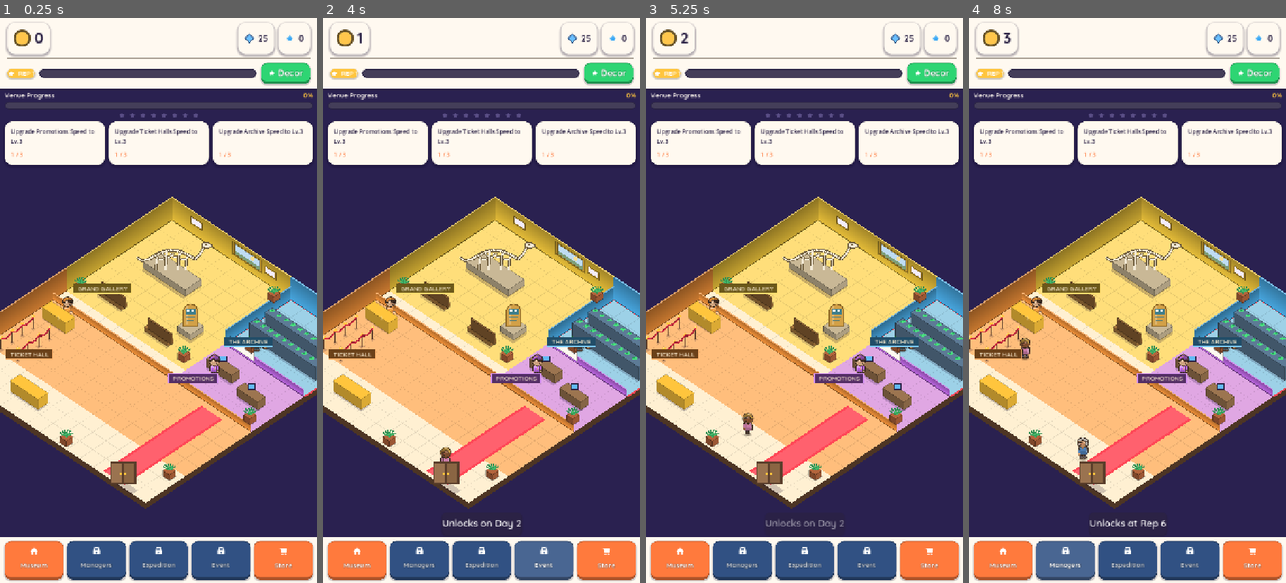
Above: before the commit, frames 1-4 (left to right).
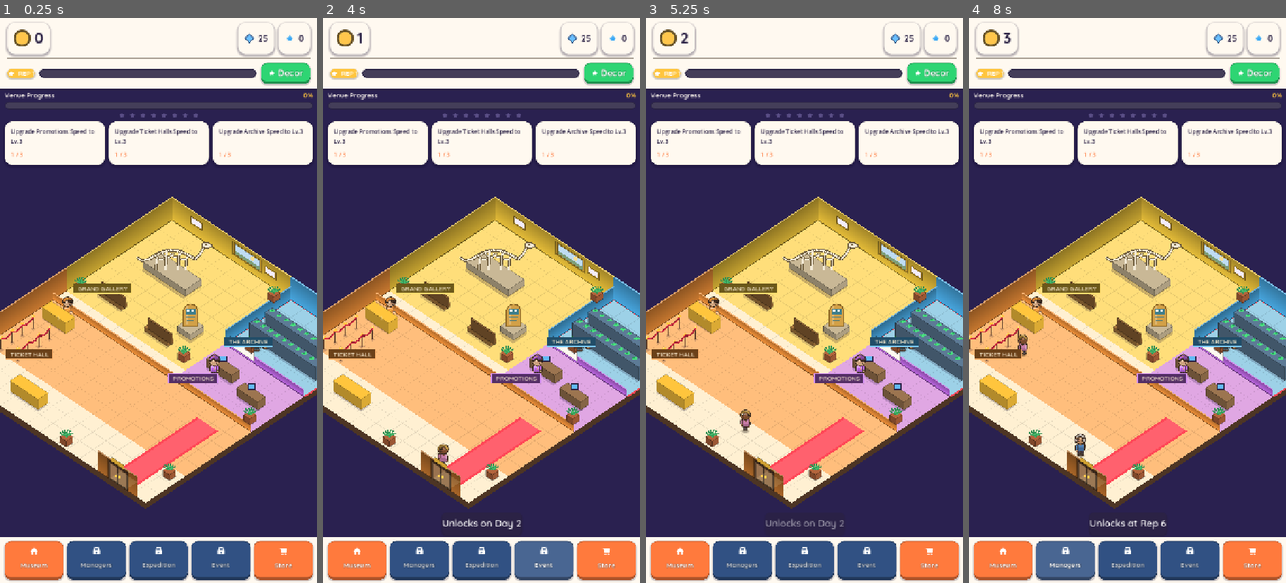
Above: after the commit, the same moments.

Repository: bustillodaniel97-code/grand_exhibit_new
Game: Godot game, scene res://scenes/main.tscn
The game is run twice, just before and just after one commit, with the same random seed, the same clock (stepped at 60 frames per second) and the same inputs.
Inputs (mouse positions are in pixels of both pictures, inside the frame that each line leads up to):
- Up to frame 1 (0.25 s): no input
- Up to frame 2 (4 s): click "Decor" at 0.5 s; click "Museum" at 1.25 s; click "Managers" at 2 s; click "Expedition" at 2.75 s; click "Event" at 3.5 s
- Up to frame 3 (5.25 s): click "Store" at 4.25 s; click (937, 80) at 5 s
- Up to frame 4 (8 s): click "Decor" at 5.75 s; click "Museum" at 6.5 s; click "Managers" at 7.25 s

The runs differ from the first frame. In frame 1, 1.6% of the frame differs, in the area x 30-70%, y 68-85%; in frame 2, 1.7%; in frame 3, 1.7%; in frame 4, 1.9%, in the area x 15-70%, y 56-85%.

Commit message:
Fix the floating entrance; unify the palette across the last four screens
Entrance
The doors were drawn as an axis-aligned screen-space rectangle standing on open
lobby floor with no wall behind them, so they floated at an angle that disagreed
with every other surface. Rebuilt as a doorway cut into a short facade on the
lobby's NEAR edge (gy = 17), projected with Iso.wall/Iso.panel like any other
architecture, with a reveal, two leaves, a fanlight and daylight across the
threshold. The visitor spawn/exit waypoint and the carpet runner now line up
with it.

Worth recording: the intermediate attempt put the doorway in the lobby's WEST
wall, which is correct architecturally but invisible — at high gy that wall
projects past the clipped left edge of the canvas. The near edge is the only
wall plane by the entrance that stays on screen.

Palette
battle_view, inspection_screen, expedition_screen, managers_screen and
lootbox_screen each kept a private copy of the retired muted palette, so they
went on rendering in the old colours after the repaint — the mini-game board and
the manager rarity tiers most visibly. All now read from ui_kit, which gains
RARITY_COLORS and LOCKED. Rarity tiers are separated by hue rather than by
lightness, because rarity is a core collection hook and the old
grey/slate/plum/brass set was indistinguishable at thumb size.

docs/IBT_PARITY.md: gap-by-gap parity checklist against the reference captures,
prioritised. Records the two missing loops (tap-to-collect station chips, a
persistent x2 BOOST rewarded-video button) and logs the procedural-character
decision as deliberate so it is not silently reopened.

Repo moved to /data/dev/godot-saga (root filesystem was at 99%).

21/21 suites green on Godot 4.4.1.

Co-Authored-By: Claude Opus 5 (1M context) <noreply@anthropic.com>
Claude-Session: https://claude.ai/code/session_01UyeeKMmwJrbSZ864PzNBJv

Diff:
--- a/scenes/events/battle_view.gd
+++ b/scenes/events/battle_view.gd
@@ -8,18 +8,22 @@
 const Match3 = preload("res://scripts/events/match3_engine.gd")
 const BattleMath = preload("res://scripts/events/battle_math.gd")
 
+const UI := preload("res://scripts/ui/ui_kit.gd")
+## Tile colours ARE the department colours — a player has to read a board tile as
+## "that's my archive specialist" instantly, so they must not drift from the
+## floor's palette. These were a private copy of the retired muted scheme.
 const TILE_COLORS := [
-	Color("#8E6C8A"),  # promotions (plum)
-	Color("#C4703F"),  # ticket (terracotta)
-	Color("#5B7B8C"),  # archive (slate)
-	Color("#B08D3E"),  # gallery (brass)
-	Color("#C9BC9C"),  # neutral brass
+	UI.DEPT_COLORS["promotions"],
+	UI.DEPT_COLORS["ticket"],
+	UI.DEPT_COLORS["archive"],
+	UI.DEPT_COLORS["gallery"],
+	UI.PANEL_SOFT,                 # neutral
 ]
 const GLYPHS := ["P", "T", "A", "G", "•"]
 const SPEC_TO_TILE := {"promotions": 0, "ticket": 1, "archive": 2, "gallery": 3}
-const INK := Color("#33312E")
-const PANEL := Color("#FFFDF6")
-const ACCENT := Color("#C4703F")
+const INK := UI.INK
+const PANEL := UI.PANEL
+const ACCENT := UI.ACCENT
 const TILE := 72
 const GAP := 6
 
@@ -256,7 +260,7 @@
 		return
 	_over = true
 	_float_text("STAGE CLEAR!" if result == "win" else "Out of moves…",
-		Color("#7A9B76") if result == "win" else ACCENT)
+		UI.SAGE if result == "win" else UI.DANGER)
 	battle_finished.emit(result)
 
 
--- a/scenes/events/expedition_screen.gd
+++ b/scenes/events/expedition_screen.gd
@@ -8,16 +8,17 @@
 const BattleView = preload("res://scenes/events/battle_view.gd")
 const BattleMath = preload("res://scripts/events/battle_math.gd")
 
-const BG := Color("#F5EFE0")
-const INK := Color("#33312E")
-const PANEL := Color("#FFFDF6")
-const ACCENT := Color("#C4703F")
-const BRASS := Color("#B08D3E")
-const SAGE := Color("#7A9B76")
-const SLATE := Color("#5B7B8C")
+# Palette from ui_kit; these were private copies of the retired muted scheme.
+const UI := preload("res://scripts/ui/ui_kit.gd")
+const BG := UI.BG
+const INK := UI.INK
+const PANEL := UI.PANEL
+const ACCENT := UI.ACCENT
+const BRASS := UI.BRASS
+const SAGE := UI.SAGE
+const SLATE := UI.SLATE
 const SPEC_GLYPH := {"promotions": "P", "ticket": "T", "archive": "A", "gallery": "G"}
-const SPEC_COLOR := {"promotions": Color("#8E6C8A"), "ticket": Color("#C4703F"),
-	"archive": Color("#5B7B8C"), "gallery": Color("#B08D3E")}
+const SPEC_COLOR := UI.DEPT_COLORS
 
 var _payload := {}
 var _event: Dictionary = {}
--- a/scenes/events/inspection_screen.gd
+++ b/scenes/events/inspection_screen.gd
@@ -7,15 +7,16 @@
 const BattleView = preload("res://scenes/events/battle_view.gd")
 const BattleMath = preload("res://scripts/events/battle_math.gd")
 
-const BG := Color("#F5EFE0")
-const INK := Color("#33312E")
-const PANEL := Color("#FFFDF6")
-const ACCENT := Color("#C4703F")
-const BRASS := Color("#B08D3E")
-const SAGE := Color("#7A9B76")
+# Palette from ui_kit; these were private copies of the retired muted scheme.
+const UI := preload("res://scripts/ui/ui_kit.gd")
+const BG := UI.BG
+const INK := UI.INK
+const PANEL := UI.PANEL
+const ACCENT := UI.ACCENT
+const BRASS := UI.BRASS
+const SAGE := UI.SAGE
 const SPEC_GLYPH := {"promotions": "P", "ticket": "T", "archive": "A", "gallery": "G"}
-const SPEC_COLOR := {"promotions": Color("#8E6C8A"), "ticket": Color("#C4703F"),
-	"archive": Color("#5B7B8C"), "gallery": Color("#B08D3E")}
+const SPEC_COLOR := UI.DEPT_COLORS
 
 var _payload := {}
 var _event: Dictionary = {}
--- a/scenes/managers/lootbox_screen.gd
+++ b/scenes/managers/lootbox_screen.gd
@@ -14,9 +14,8 @@
 const SAGE := UI.SAGE
 const SLATE := UI.SLATE
 const PLUM := UI.PLUM
-const RARITY_COLORS := {
-	"common": Color("#8C8C88"), "rare": Color("#5B7B8C"),
-	"epic": Color("#8E6C8A"), "legendary": Color("#B08D3E")}
+# Was a private copy of the retired muted palette; ui_kit is the source now.
+const RARITY_COLORS := UI.RARITY_COLORS
 const RV_PLACEMENT := "free_lootbox"
 const FIELD_BOX := "field_case"
 
--- a/scenes/managers/managers_screen.gd
+++ b/scenes/managers/managers_screen.gd
@@ -13,13 +13,11 @@
 const SAGE := UI.SAGE
 const SLATE := UI.SLATE
 const PLUM := UI.PLUM
-const LOCKED := Color("#B9B2A4")
-const DEPT_COLORS := {
-	"promotions": Color("#8E6C8A"), "ticket": Color("#C4703F"),
-	"archive": Color("#5B7B8C"), "gallery": Color("#B08D3E")}
-const RARITY_COLORS := {
-	"common": Color("#8C8C88"), "rare": Color("#5B7B8C"),
-	"epic": Color("#8E6C8A"), "legendary": Color("#B08D3E")}
+# Palette comes from ui_kit — these were private copies of the retired muted
+# scheme, so this screen kept rendering in the old colours after the repaint.
+const LOCKED := UI.LOCKED
+const DEPT_COLORS := UI.DEPT_COLORS
+const RARITY_COLORS := UI.RARITY_COLORS
 const RARITY_ORDER := {"common": 0, "rare": 1, "epic": 2, "legendary": 3}
 
 var _payload: Dictionary = {}
--- a/scenes/venue/floor/venue_floor.gd
+++ b/scenes/venue/floor/venue_floor.gd
@@ -42,7 +42,7 @@
 }
 
 # --- Waypoints, in grid space -------------------------------------------------
-const DOOR_G := Vector2(13.2, 16.4)
+const DOOR_G := Vector2(12.9, 16.3)  # just inside the entrance facade
 const COUNTER_GY := 10.1
 const WINDOW_GX: Array[float] = [1.5, 4.2, 6.9, 9.6, 12.3]
 const SLOT_GY: Array[float] = [11.4, 12.2, 13.0, 13.8]
@@ -54,7 +54,7 @@
 const PORTER_HOME := Vector2(10.6, 4.2)
 const VAULT_DROP := Vector2(12.4, 1.4)
 const PILE_G := Vector2(13.4, 1.2)
-const MARKETER_G := Vector2(11.4, 15.4)
+const MARKETER_G := Vector2(11.3, 16.2)  # touting beside the entrance
 const BROWSE_SPOTS := {
 	"dino": [Vector2(2.2, 4.2), Vector2(4.4, 4.4), Vector2(3.2, 5.0)],
 	"painting": [Vector2(5.4, 1.4), Vector2(6.6, 1.6)],
@@ -624,8 +624,8 @@
 			_ground.draw_polyline(ring, UI.DANGER, 3.0)
 
 	# Red carpet runner from the doors up through the lobby.
-	Iso.floor_patch(_ground, Vector2(11.6, 9.4), Vector2(1.6, 7.4), UI.CARPET_RED)
-	Iso.floor_patch(_ground, Vector2(11.75, 9.4), Vector2(1.3, 7.4), UI.CARPET_RED.lightened(0.14))
+	Iso.floor_patch(_ground, Vector2(12.1, 10.2), Vector2(1.6, 6.8), UI.CARPET_RED)
+	Iso.floor_patch(_ground, Vector2(12.25, 10.2), Vector2(1.3, 6.8), UI.CARPET_RED.lightened(0.14))
 
 	# Back walls along the two far edges, per room.
 	Iso.wall(_ground, Vector2(0, 0), 9.0, "x", UI.ROOM_GALLERY.darkened(0.10))
@@ -790,20 +790,33 @@
 	_add_prop(Vector2(14.3, 8.4), _planter_painter(Vector2(14.3, 8.4)))
 
 func _build_lobby_props() -> void:
-	_add_prop(Vector2(13.2, 16.9), func(ci: CanvasItem) -> void:
-		var base: Vector2 = Iso.to_screen(Vector2(13.2, 16.9))
-		Iso.shadow(ci, Vector2(12.5, 16.6), Vector2(1.5, 0.5), 0.20)
-		ci.draw_colored_polygon(PackedVector2Array([
-			base + Vector2(-30, -4), base + Vector2(30, -4),
-			base + Vector2(30, -56), base + Vector2(-30, -56)]), UI.WALL_BROWN)
-		ci.draw_colored_polygon(PackedVector2Array([
-			base + Vector2(-26, -7), base + Vector2(-2, -7),
-			base + Vector2(-2, -52), base + Vector2(-26, -52)]), Color("#9A7350"))
-		ci.draw_colored_polygon(PackedVector2Array([
-			base + Vector2(2, -7), base + Vector2(26, -7),
-			base + Vector2(26, -52), base + Vector2(2, -52)]), Color("#8A6543"))
-		ci.draw_circle(base + Vector2(-5, -28), 2.6, UI.BRASS)
-		ci.draw_circle(base + Vector2(5, -28), 2.6, UI.BRASS))
+	# Entrance facade. Two earlier attempts were wrong in instructive ways: the
+	# original drew the doors as an axis-aligned screen-space rectangle standing
+	# on open floor, so it floated at an angle that disagreed with every other
+	# surface; moving it into the west wall then pushed it off the clipped left
+	# edge, because at high gy that wall projects far to the left. It belongs in
+	# a short facade on the lobby's NEAR edge (gy = 17), which is the only wall
+	# plane by the entrance that stays inside the visible canvas.
+	var fac := Vector2(11.4, 17.0)      # facade runs +x along the near edge
+	var fac_len := 3.0
+	var leaf := 0.62                    # each door leaf, in tiles
+	_add_prop(Vector2(12.9, 17.0), func(ci: CanvasItem) -> void:
+		Iso.wall(ci, fac, fac_len, "x", UI.ROOM_TICKET.darkened(0.34), 46.0)
+		var d0: Vector2 = fac + Vector2(0.88, 0.0)
+		# Reveal cut into the facade, then the two leaves, all in the wall plane.
+		Iso.panel(ci, d0 - Vector2(0.14, 0.0), leaf * 2.0 + 0.28, "x", 0.0, 42.0,
+			UI.WALL_BROWN.darkened(0.30))
+		Iso.panel(ci, d0, leaf, "x", 2.0, 37.0, Color("#9A7350"))
+		Iso.panel(ci, d0 + Vector2(leaf, 0.0), leaf, "x", 2.0, 37.0, Color("#8A6543"))
+		# Fanlight over the lintel.
+		Iso.panel(ci, d0 + Vector2(0.16, 0.0), leaf * 2.0 - 0.32, "x", 42.0, 52.0,
+			UI.BRASS.darkened(0.18))
+		var mid: Vector2 = Iso.to_screen(d0 + Vector2(leaf, 0.0))
+		ci.draw_circle(mid + Vector2(-4, -18), 2.6, UI.BRASS)
+		ci.draw_circle(mid + Vector2(4, -16), 2.6, UI.BRASS)
+		# Daylight spilling across the threshold.
+		Iso.floor_patch(ci, d0 - Vector2(0.0, 0.85), Vector2(leaf * 2.0, 0.85),
+			Color(1.0, 0.95, 0.75, 0.14)))
 	_add_prop(Vector2(4.6, 15.4), func(ci: CanvasItem) -> void:
 		var g := Vector2(3.6, 15.1)
 		Iso.shadow(ci, g + Vector2(0.06, 0.10), Vector2(2.1, 0.7), 0.20)
--- a/scripts/ui/ui_kit.gd
+++ b/scripts/ui/ui_kit.gd
@@ -31,6 +31,17 @@
 	"archive": Color("#3BA9F5"),
 	"gallery": Color("#FFC53D"),
 }
+
+## Rarity tiers. Manager collection is a core hook in this genre, so the tiers
+## have to be unmistakable at thumb size — these are separated by hue, not just
+## by lightness, which is what the previous grey/slate/plum/brass set failed at.
+const RARITY_COLORS := {
+	"common": Color("#8FA3B8"),      # cool grey-blue
+	"rare": Color("#3BA9F5"),        # azure
+	"epic": Color("#B45CF0"),        # violet
+	"legendary": Color("#FFC53D"),   # gold
+}
+const LOCKED := Color("#5A4E86")     # undiscovered slot on the deep shell
 
 # --- Type scale (design px at 720x1280; ~1.5x on a 1080p phone) --------------
 const TYPE_HERO := 40      # cash readout, welcome-back amount
Not shown, added: docs/IBT_PARITY.md
